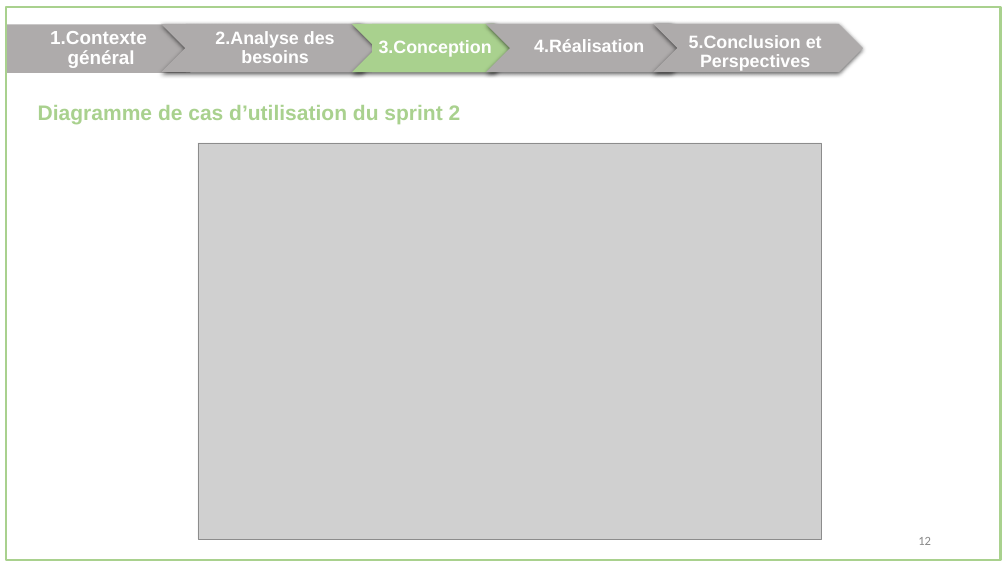
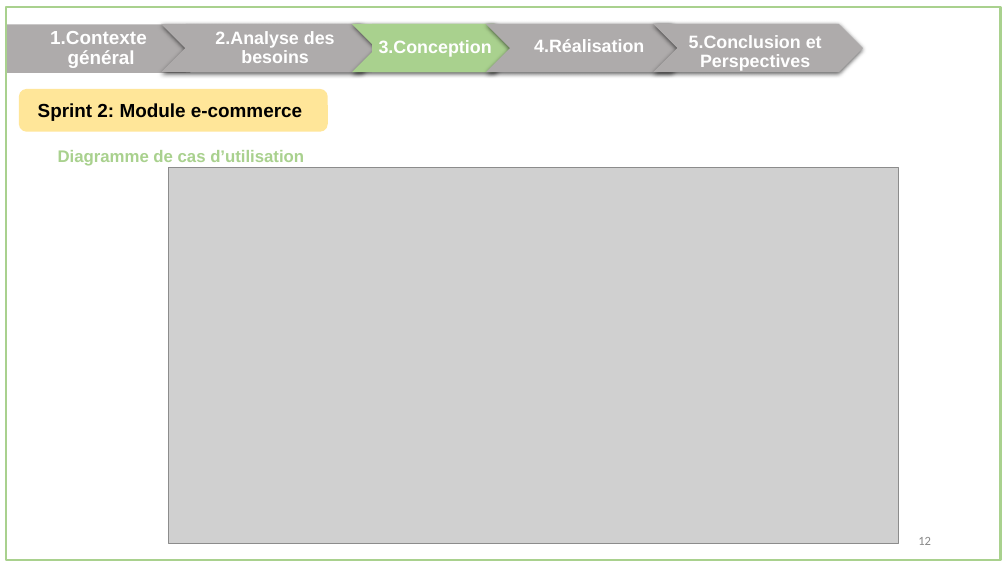
Before and after one commit to oussema1-hub/Rapport-Conception, a slide deck: slide 18 of presentation.pptx (slide 17 before the commit). Drawn at 1008x567 pixels with LibreOffice and Linux fonts; fonts in the diff are those of the drawing; grey boxes stand for pictures. Boxes give left, top, right and bottom in pixels: in the first picture for what was removed or moved away, otherwise in the second. Text is boxed around its words. In the diff, an @@ line names an element or a change of style, - is before the commit and + after.

```diff
--- a/presentation.pptx
+++ b/presentation.pptx
@@ rounded rectangle added at box(20, 90, 327, 131), fill #FFE699, outline #FFE699 2 pt, 18 pt, text #000000, bold @@
+Sprint 2: Module e-commerce
@@ text at box(58, 150, 304, 166): text changed; size 20 to 16 pt @@
-Diagramme de cas d’utilisation du sprint 2
+Diagramme de cas d’utilisation
@@ picture: place and size @@
-picture at box(198, 143, 822, 539)
+picture at box(169, 168, 898, 544)
```
Also in this commit, not shown: 12 other slides changed, 6 slides added, 11 other files.
